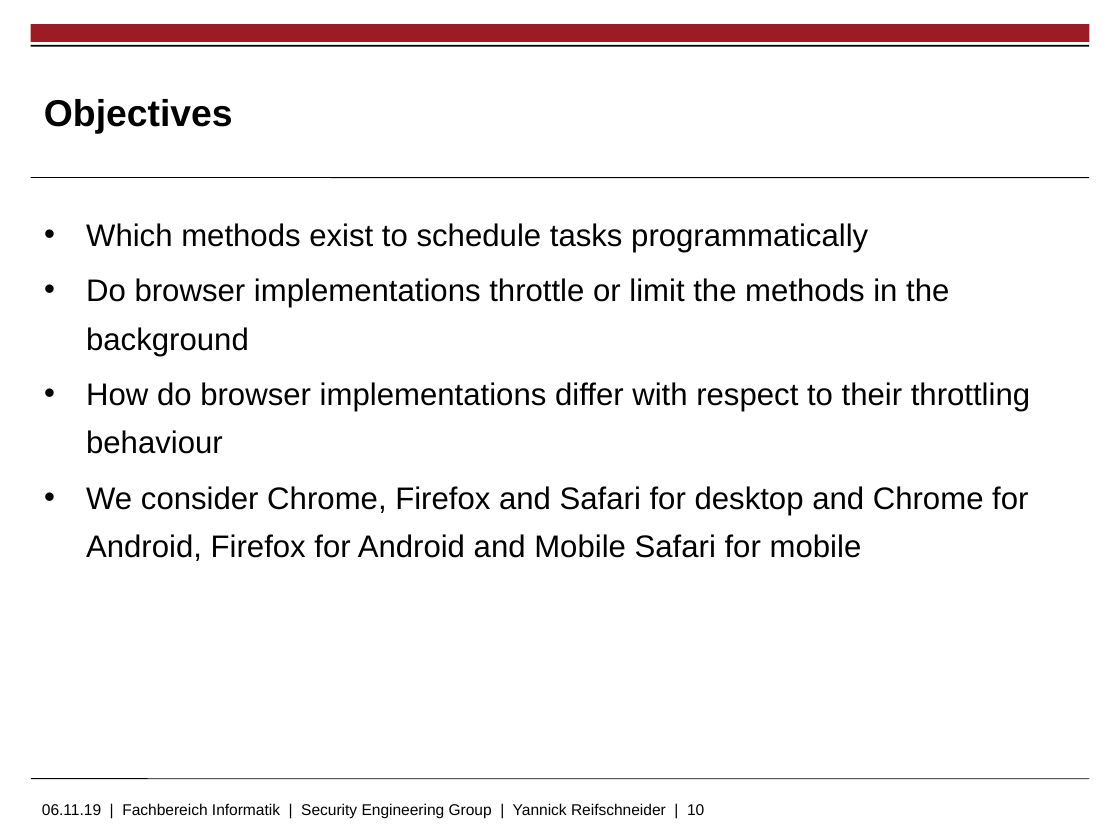
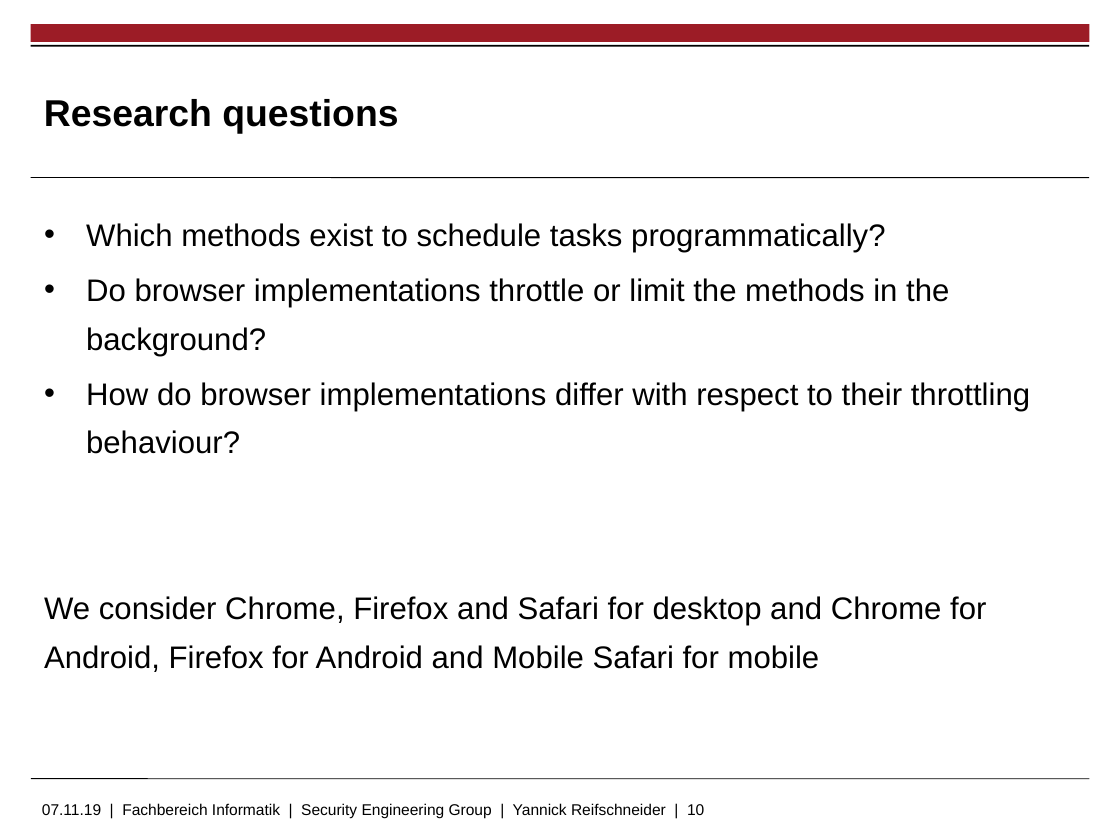
Before and after one commit to skidr0w/background-execution, a slide deck: slide 10 of thesis/slides.pptx. Drawn at 1120x840 pixels with LibreOffice and Linux fonts; fonts in the diff are those of the drawing; background and template pictures are left out. Boxes give left, top, right and bottom in pixels: in the first picture for what was removed or moved away, otherwise in the second. Text is boxed around its words. In the diff, an @@ line names an element or a change of style, - is before the commit and + after.

```diff
--- a/thesis/slides.pptx
+++ b/thesis/slides.pptx
@@ title at [44, 99, 398, 133]: text changed @@
-Objectives
+Research questions
@@ text at [86, 223, 1030, 454]: text changed @@
-• Which methods exist to schedule tasks programmatically
-• Do browser implementations throttle or limit the methods in the background
-• How do browser implementations differ with respect to their throttling behaviour
+• Which methods exist to schedule tasks programmatically?
+• Do browser implementations throttle or limit the methods in the background?
+• How do browser implementations differ with respect to their throttling behaviour?
@@ text at [44, 596, 986, 672]: bullet • to none @@
@@ text at [42, 803, 704, 819]: text changed @@
-06.11.19 | Fachbereich Informatik | Security Engineering Group | Yannick Reifschneider | 10
+07.11.19 | Fachbereich Informatik | Security Engineering Group | Yannick Reifschneider | 10
```
Also in this commit, not shown: 13 other slides changed, 7 slides added, 3 slides removed.
